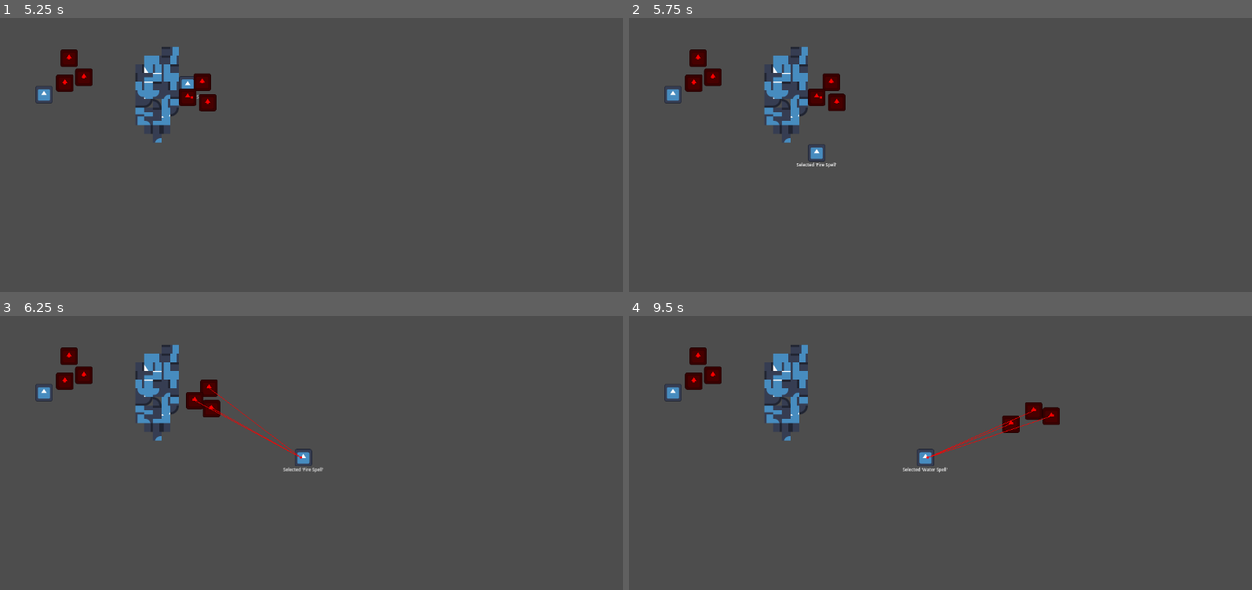
Above: before the commit, frames 1-4 (two rows, left to right).
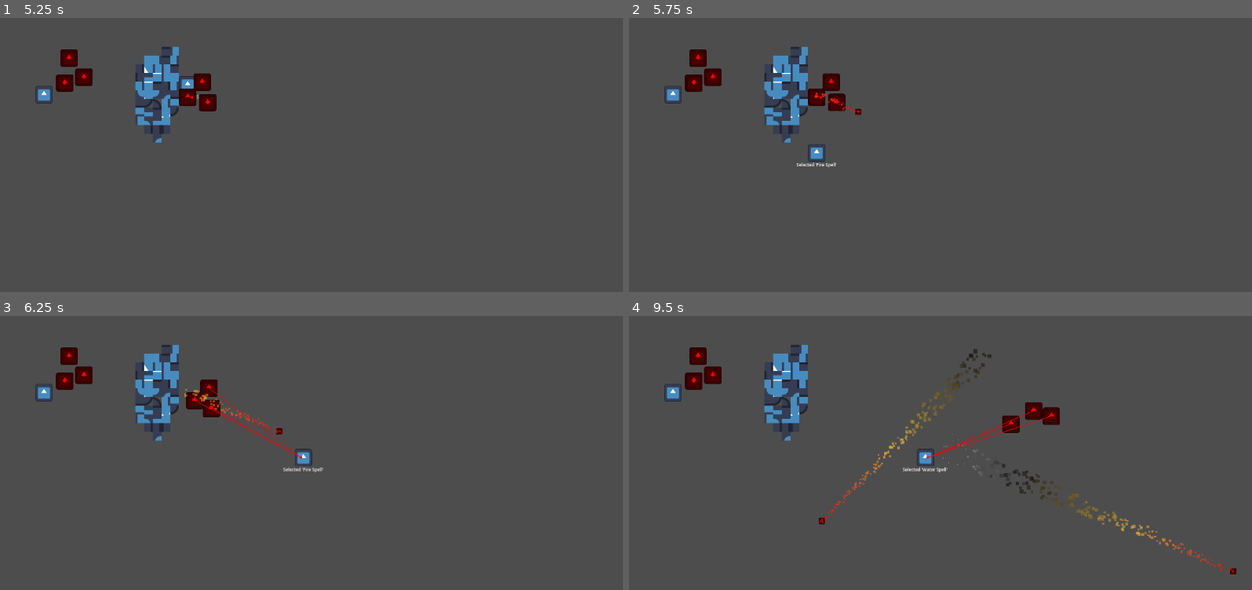
Above: after the commit, the same moments.

Repository: NIK-Pro-coder/coop-roguelike-reborn
Game: Godot game, scene res://main.tscn
Same seed, same stepped clock (60 frames per second), same inputs: the game is played once before the commit and once after it. The engine's default icon, where the game draws it, is replaced by a stand-in: a white triangle on a blue panel in a dark square.
Inputs (mouse positions are in pixels of both pictures, inside the frame that each line leads up to):
- Up to frame 1 (5.25 s): tap Enter at 0.5 s; move the mouse to (448, 135) at 0.52 s; hold D (right) 0.53-1.28 s; click (448, 135) at 0.6 s; move the mouse to (186, 171) at 1.27 s; hold S (down) 1.28-2.03 s; click (186, 171) at 1.35 s; move the mouse to (373, 75) at 2.02 s; hold D (right) 2.03-2.78 s; hold Tab (cycle_spell) 2.03-2.78 s; click (373, 75) at 2.3 s; move the mouse to (280, 223) at 2.77 s; hold W (up) 2.78-3.53 s; right-click (280, 223) at 2.85 s; click (280, 223) at 3.05 s; move the mouse to (498, 207) at 3.52 s; hold A (left) 3.53-5.03 s; click (498, 207) at 3.6 s; move the mouse to (118, 100) at 4.27 s; click (118, 100) at 4.35 s; move the mouse to (342, 152) at 5.02 s; hold S (down) from 5.03 s (still down); hold Tab (cycle_spell) from 5.03 s (still down)
- Up to frame 2 (5.75 s): keep holding S (down); keep holding Tab (cycle_spell); click (971, 152) at 5.3 s
- Up to frame 3 (6.25 s): move the mouse to (218, 362) at 5.77 s; release S (down) at 5.78 s; release Tab (cycle_spell) at 5.78 s; hold D (right) from 5.78 s (still down); right-click (218, 362) at 5.85 s; click (218, 362) at 6.05 s
- Up to frame 4 (9.5 s): move the mouse to (1077, 433) at 6.52 s; release D (right) at 6.53 s; hold W (up) 6.53-7.28 s; click (1077, 433) at 6.6 s; move the mouse to (815, 469) at 7.27 s; hold D (right) 7.28-8.03 s; click (815, 469) at 7.35 s; move the mouse to (1002, 373) at 8.02 s; hold S (down) 8.03-8.78 s; hold Tab (cycle_spell) 8.03-8.78 s; click (1002, 373) at 8.3 s; move the mouse to (909, 521) at 8.77 s; hold A (left) from 8.78 s (still down); right-click (909, 521) at 8.85 s; click (909, 521) at 9.05 s

Frame 1 is identical in both runs. In frame 2, less than 0.1% of the frame differs, in the area x 29-38%, y 27-36%; in frame 3, 0.2%; in frame 4, 1.2%, in the area x 30-98%, y 12-95%.

Commit message:
Added actual casting + Slight aim assist

Diff:
--- a/Enemies/BaseEnemy/base_enemy.tscn
+++ b/Enemies/BaseEnemy/base_enemy.tscn
@@ -9,7 +9,7 @@
 [sub_resource type="CircleShape2D" id="CircleShape2D_8kltk"]
 radius = 16.0
 
-[node name="BaseEnemy" type="CharacterBody2D" unique_id=1686810503]
+[node name="BaseEnemy" type="CharacterBody2D" unique_id=1686810503 groups=["enemies"]]
 collision_layer = 4
 motion_mode = 1
 script = ExtResource("1_i5m5u")
--- a/Player/player.gd
+++ b/Player/player.gd
@@ -101,6 +101,43 @@
   else :
     cycled = false
 
+  if spell_cd[spells[sel_spell]] > 0.0:
+    return
+
+  var cast: bool = false
+  var dir: Vector2 = Vector2(0, 0)
+
+  if device < 0 :
+    cast = Input.is_mouse_button_pressed(MOUSE_BUTTON_LEFT)
+    dir = (get_global_mouse_position() - global_position).normalized()
+  else :
+    dir = Vector2(
+      Input.get_joy_axis(device, JOY_AXIS_RIGHT_X),
+      Input.get_joy_axis(device, JOY_AXIS_RIGHT_Y)
+    )
+    if abs(dir.x) < 0.01:
+      dir.x = 0
+    if abs(dir.y) < 0.01:
+      dir.y = 0
+
+    cast = dir.length_squared() > 0
+
+  if cast :
+    var s: Spell = spells[sel_spell]
+
+    if s.target == Spell.Targets.Enemies:
+      var d: float = -1.0
+
+      for i: Enemy in get_tree().get_nodes_in_group("enemies"):
+        var diff: Vector2 = (i.global_position - global_position)
+
+        if dir.dot(diff.normalized()) >= .9 and (d < 0.0 or diff.length_squared() < d):
+          d = diff.length_squared()
+          dir = diff.normalized()
+
+    s.cast(self, dir)
+    spell_cd[s] = s.cooldown
+
 func _physics_process(delta: float) -> void:
   handle_move(delta)
   handle_roll(delta)
--- a/Spells/FireSpell/fire_spell.gd
+++ b/Spells/FireSpell/fire_spell.gd
@@ -5,5 +5,6 @@
 func cast(player: Player, target_dir: Vector2) -> void:
   var proj: Projectile = particles.instantiate()
   proj.dir = target_dir
+  proj.global_position = player.global_position
 
   player.get_tree().get_root().add_child.call_deferred(proj)
--- a/Spells/FireSpell/fireball.tscn
+++ b/Spells/FireSpell/fireball.tscn
@@ -34,7 +34,6 @@
 [node name="fireball" type="CharacterBody2D" unique_id=1160919186]
 position = Vector2(16, 16)
 script = ExtResource("1_u2je5")
-speed = 100.0
 size = Vector2(16, 16)
 metadata/_custom_type_script = "uid://bwbohng3o31jq"
 
--- a/Spells/base_spell.gd
+++ b/Spells/base_spell.gd
@@ -7,6 +7,14 @@
 @export_range(0.1, 5.0, 0.01, "or_greater") var cooldown: float = 1.5
 @export_range(0.0, 5.0, 0.01, "or_greater") var chargeup: float = 0.0
 
+enum Targets {
+  Enemies = 0,
+  Allies = 1,
+  None = 2,
+}
+
+@export var target: Targets = Targets.Enemies
+
 @warning_ignore("unused_parameter")
 func cast(player: Player, target_dir: Vector2) -> void:
-  pass
+  print("Cast: %s" % target_dir)
--- a/project.godot
+++ b/project.godot
@@ -28,6 +28,7 @@
 [global_group]
 
 player="Group for all players"
+enemies=""
 
 [input]
 
@@ -61,11 +62,6 @@
 , Object(InputEventJoypadButton,"resource_local_to_scene":false,"resource_name":"","device":-1,"button_index":10,"pressure":0.0,"pressed":true,"script":null)
 ]
 }
-attack={
-"deadzone": 0.2,
-"events": [Object(InputEventMouseButton,"resource_local_to_scene":false,"resource_name":"","device":-1,"window_id":0,"alt_pressed":false,"shift_pressed":false,"ctrl_pressed":false,"meta_pressed":false,"button_mask":0,"position":Vector2(0, 0),"global_position":Vector2(0, 0),"factor":1.0,"button_index":1,"canceled":false,"pressed":false,"double_click":false,"script":null)
-]
-}
 cycle_spell={
 "deadzone": 0.2,
 "events": [Object(InputEventKey,"resource_local_to_scene":false,"resource_name":"","device":-1,"window_id":0,"alt_press …(195 unchanged characters)…
